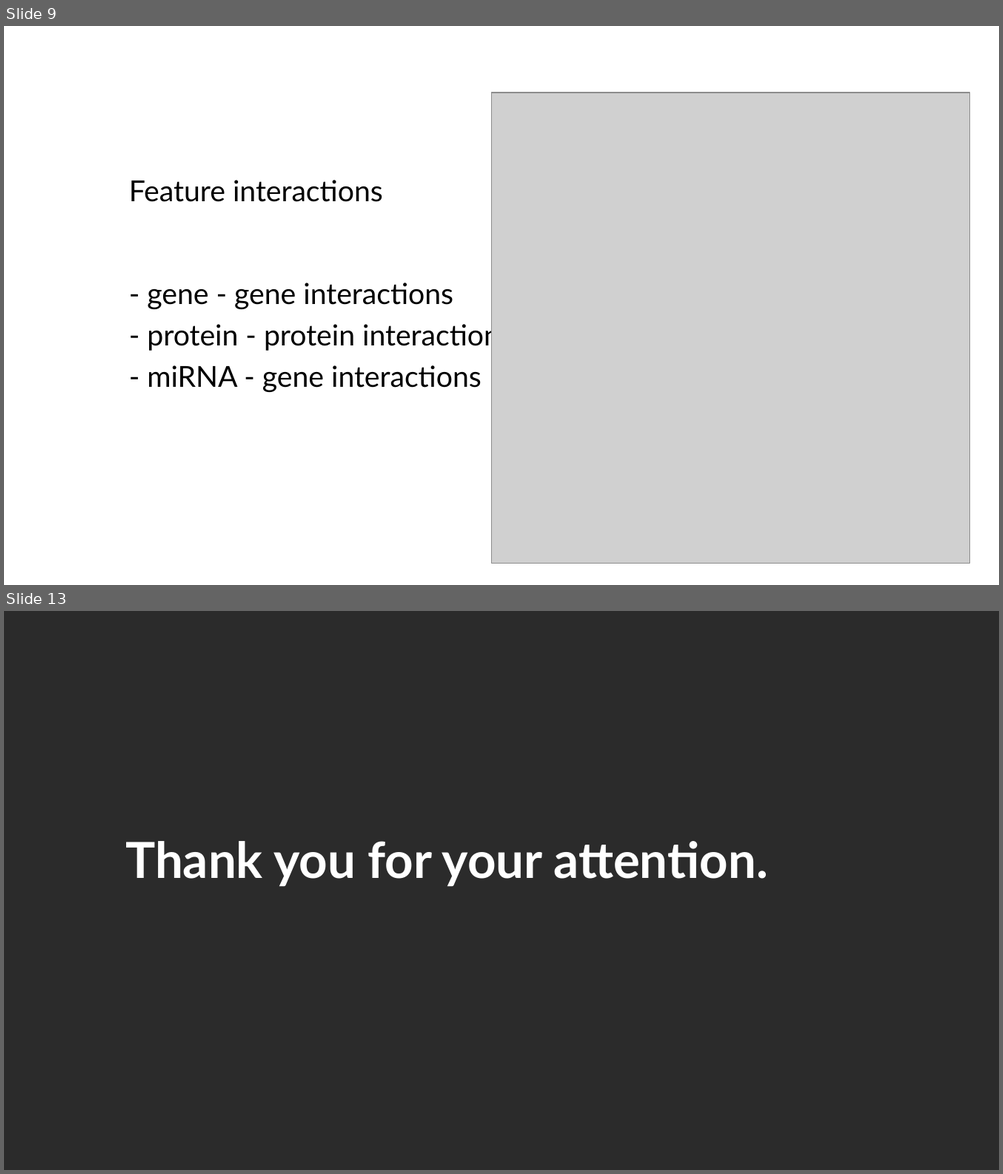
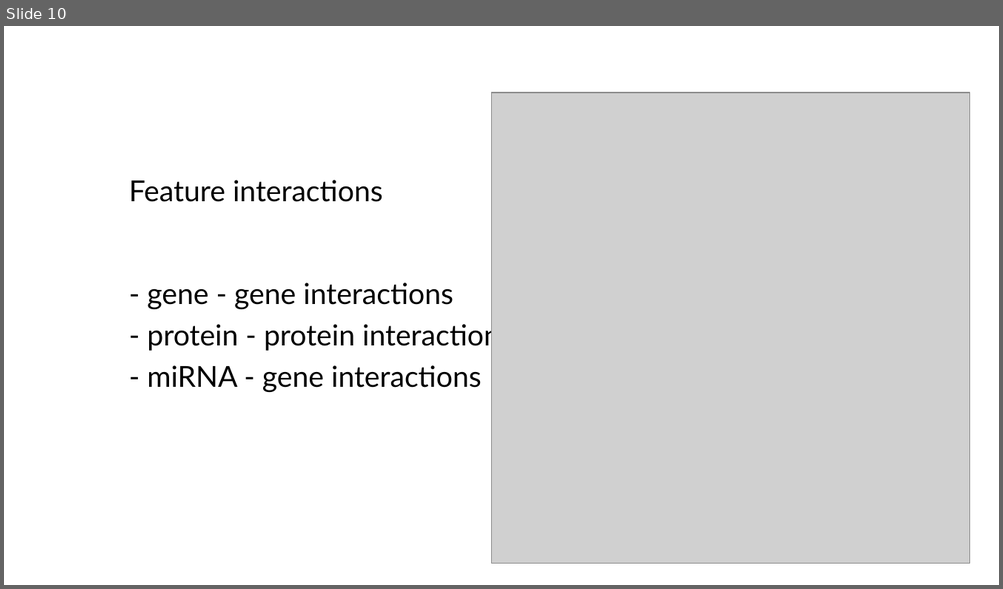
Before and after one commit to JanLubojacky/DiplomaThesis, a slide deck: SemestralPPT.pptx. Shown one above the other, each under a label of ours: slides 9 and 13 before the commit, slide 10 after it; the slides between them are not shown. The pictures are 1003x1174 and 1003x589 pixels, drawn with LibreOffice and Linux fonts; fonts in the diff are those of the drawing; grey boxes stand for pictures; background and template pictures are left out; a plain dark background stands for a picture behind light text. Boxes give left, top, right and bottom in pixels: in the first picture for what was removed or moved away, otherwise in the second. Text is boxed around its words. In the diff, an @@ line names an element or a change of style, - is before the commit and + after.

```diff
--- a/SemestralPPT.pptx
+++ b/SemestralPPT.pptx
@@ slide 13 removed at (x1=4, y1=611, x2=999, y2=1170), background picture (left out) @@
@@ title removed at (x1=125, y1=841, x2=768, y2=887) @@
-Thank you for your attention.
@@ what was slide 9 is now slide 10 @@
```
Also in this commit, not shown: 4 slides changed, 4 slides added, 2 other slides removed, 4 other files.
